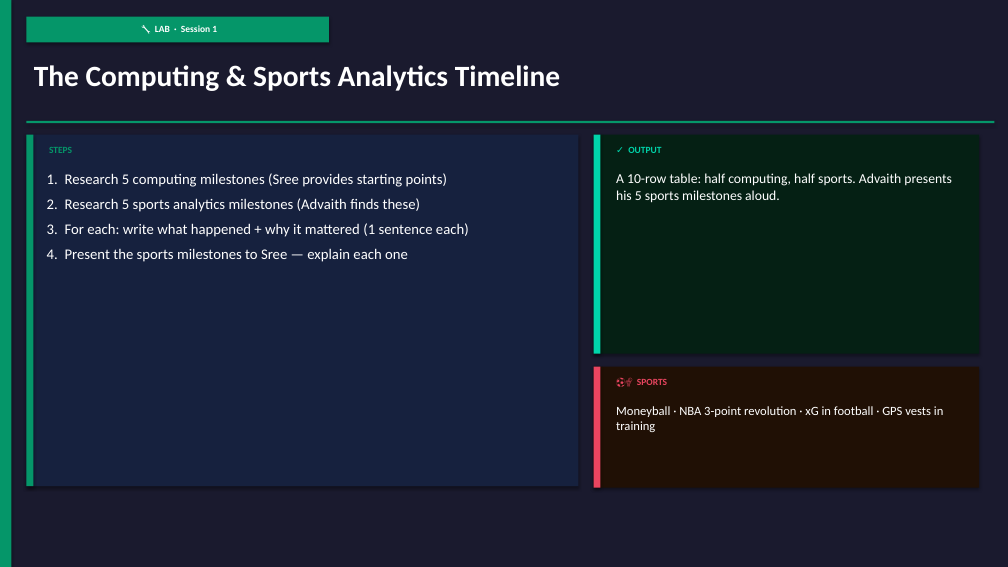
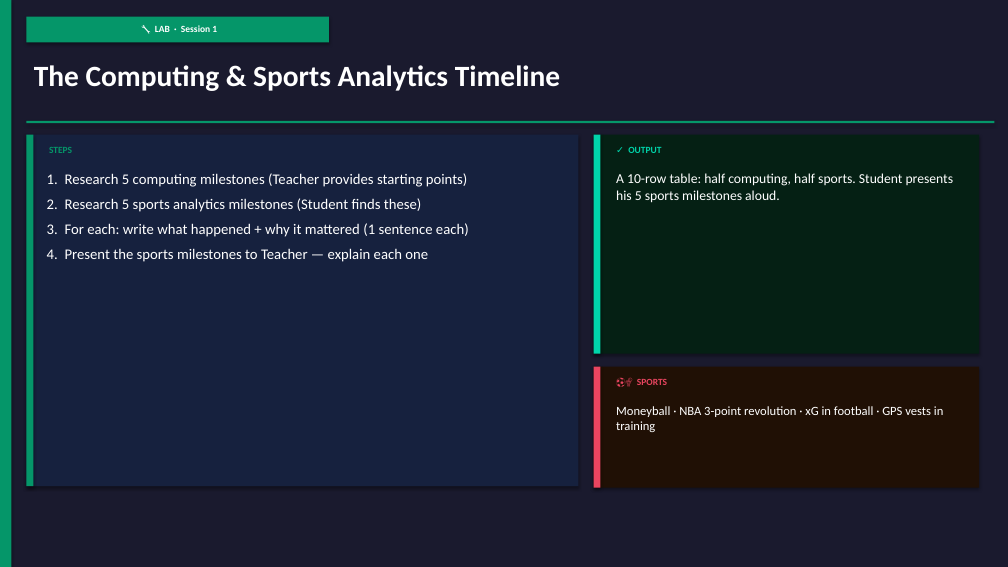
Before and after one commit to SreeGD/jumpstartm_c, a slide deck: slide 13 of curriculum_advaith.pptx. Drawn at 1008x567 pixels with LibreOffice and Linux fonts; fonts in the diff are those of the drawing. Boxes give left, top, right and bottom in pixels: in the first picture for what was removed or moved away, otherwise in the second. Text is boxed around its words. In the diff, an @@ line names an element or a change of style, - is before the commit and + after.

```diff
--- a/curriculum_advaith.pptx
+++ b/curriculum_advaith.pptx
@@ text at (47, 173, 468, 212): text changed @@
-1. Research 5 computing milestones (Sree provides starting points)
-2. Research 5 sports analytics milestones (Advaith finds these)
+1. Research 5 computing milestones (Teacher provides starting points)
+2. Research 5 sports analytics milestones (Student finds these)
@@ text at (616, 173, 954, 203): text changed @@
-A 10-row table: half computing, half sports. Advaith presents his 5 sports milestones aloud.
+A 10-row table: half computing, half sports. Student presents his 5 sports milestones aloud.
@@ text at (47, 248, 428, 262): text changed @@
-4. Present the sports milestones to Sree — explain each one
+4. Present the sports milestones to Teacher — explain each one
```
Also in this commit, not shown: 24 other slides changed, 35 other files.
